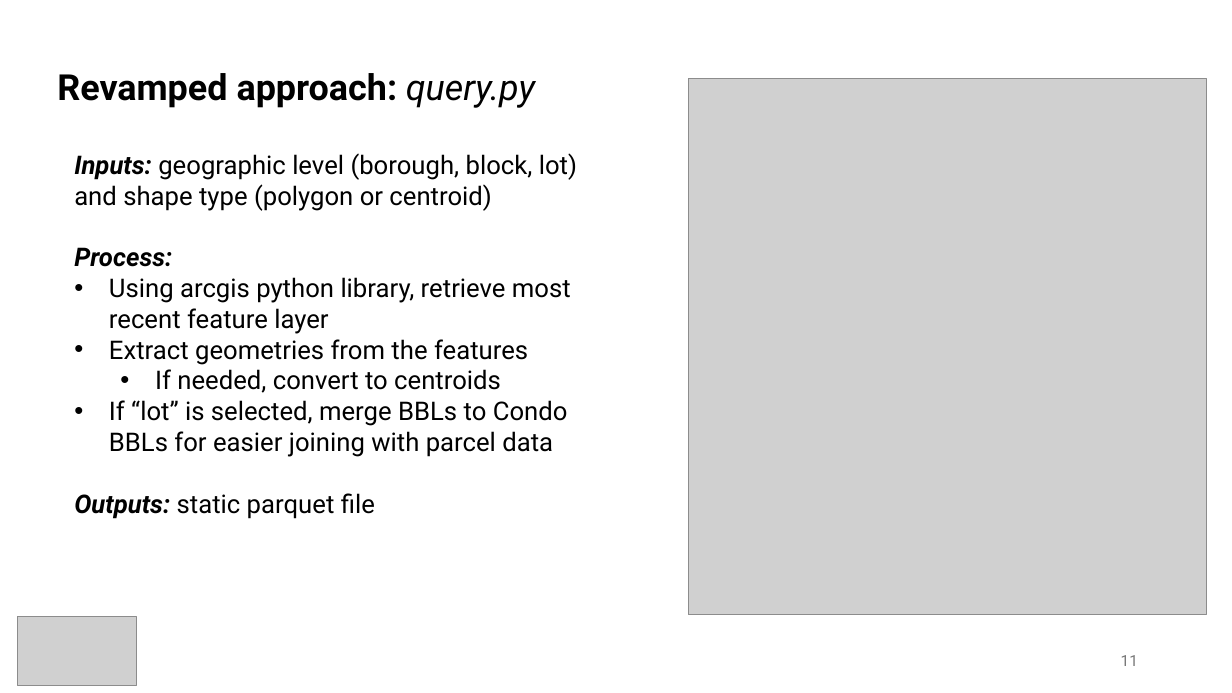
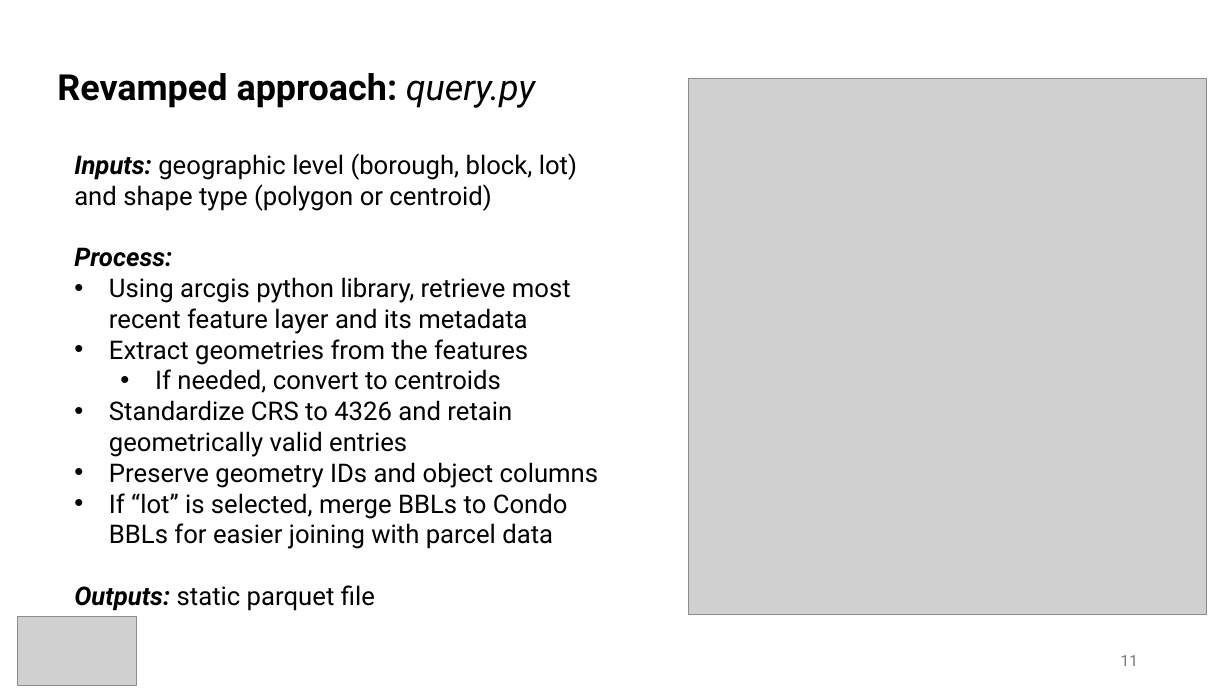
Before and after one commit to nycdepartmentoffinance/github_actions_demo, a slide deck: slide 11 of github_actions_anex.pptx. Drawn at 1232x693 pixels with LibreOffice and Linux fonts; fonts in the diff are those of the drawing; grey boxes stand for pictures. Boxes give left, top, right and bottom in pixels: in the first picture for what was removed or moved away, otherwise in the second. Text is boxed around its words. In the diff, an @@ line names an element or a change of style, - is before the commit and + after.

```diff
--- a/github_actions_anex.pptx
+++ b/github_actions_anex.pptx
@@ text at (x1=109, y1=277, x2=571, y2=334): text changed @@
-• Using arcgis python library, retrieve most recent feature layer
+• Using arcgis python library, retrieve most recent feature layer and its metadata
@@ text at (x1=109, y1=400, x2=599, y2=488): paragraphs added @@
+• Standardize CRS to 4326 and retain geometrically valid entries
+• Preserve geometry IDs and object columns
```
Also in this commit, not shown: 3 other slides changed, 1 other file.
